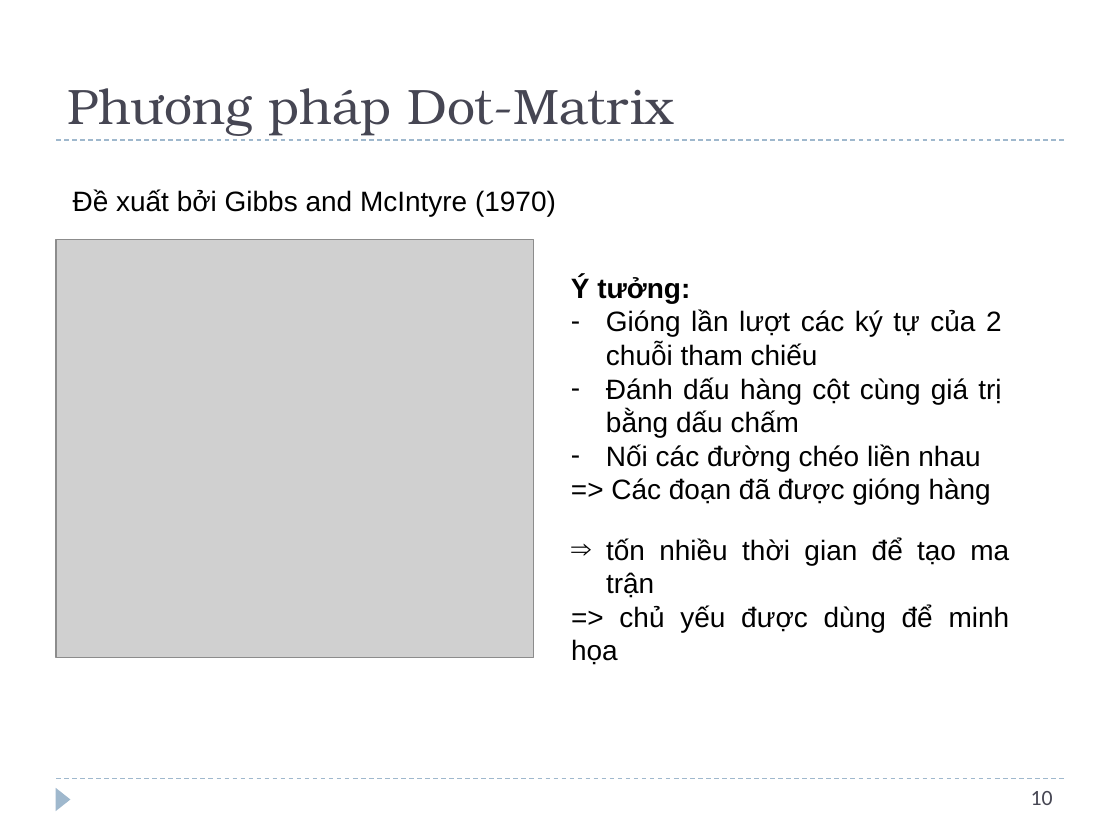
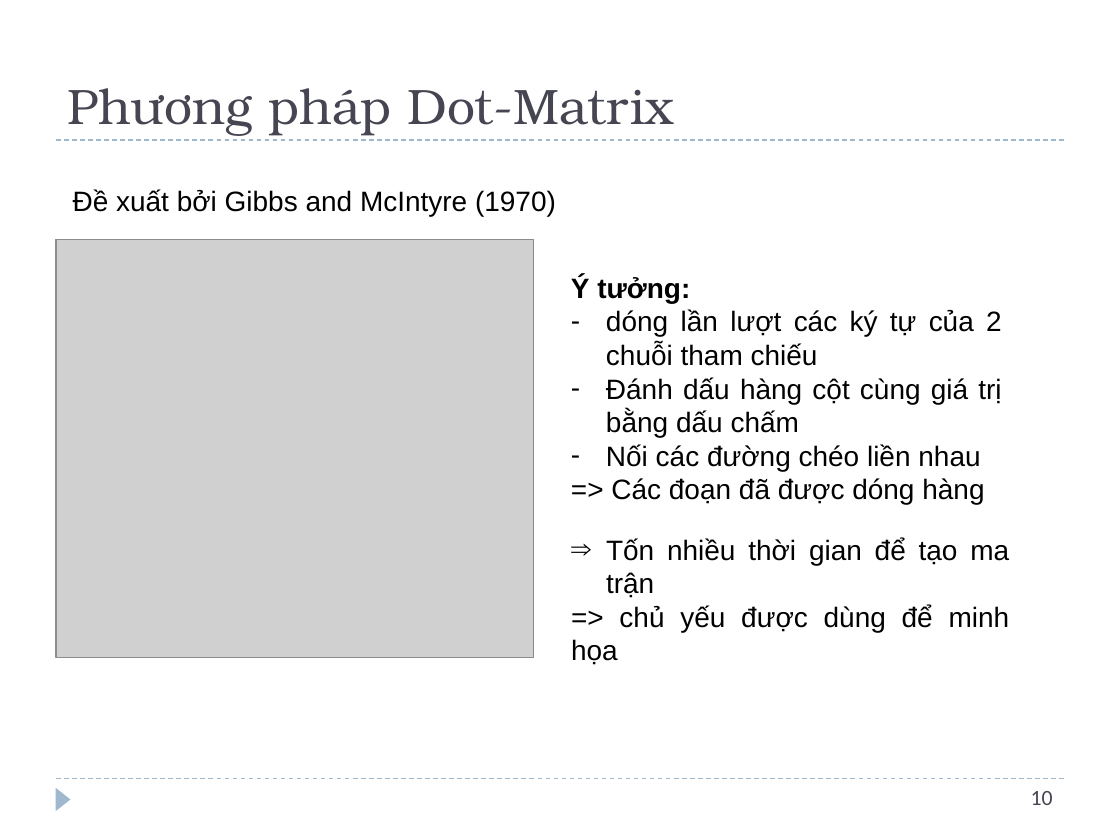
Before and after one commit to nmk-k66-uet/Sequence-Alignment, a slide deck: slide 11 of Sequence Alignment.pptx. Drawn at 1120x840 pixels with LibreOffice and Linux fonts; fonts in the diff are those of the drawing; grey boxes stand for pictures. Boxes give left, top, right and bottom in pixels: in the first picture for what was removed or moved away, otherwise in the second. Text is boxed around its words. In the diff, an @@ line names an element or a change of style, - is before the commit and + after.

```diff
--- a/Sequence Alignment.pptx
+++ b/Sequence Alignment.pptx
@@ text at box(606, 309, 1002, 366): text changed @@
-– Gióng lần lượt các ký tự của 2 chuỗi tham chiếu
+– dóng lần lượt các ký tự của 2 chuỗi tham chiếu
@@ text at box(611, 478, 984, 504): text changed @@
-=> Các đoạn đã được gióng hàng
+=> Các đoạn đã được dóng hàng
@@ text at box(606, 538, 1009, 598): text changed @@
-⇒ tốn nhiều thời gian để tạo ma trận
+⇒ Tốn nhiều thời gian để tạo ma trận
```
Also in this commit, not shown: 7 other slides changed, 1 other file.
